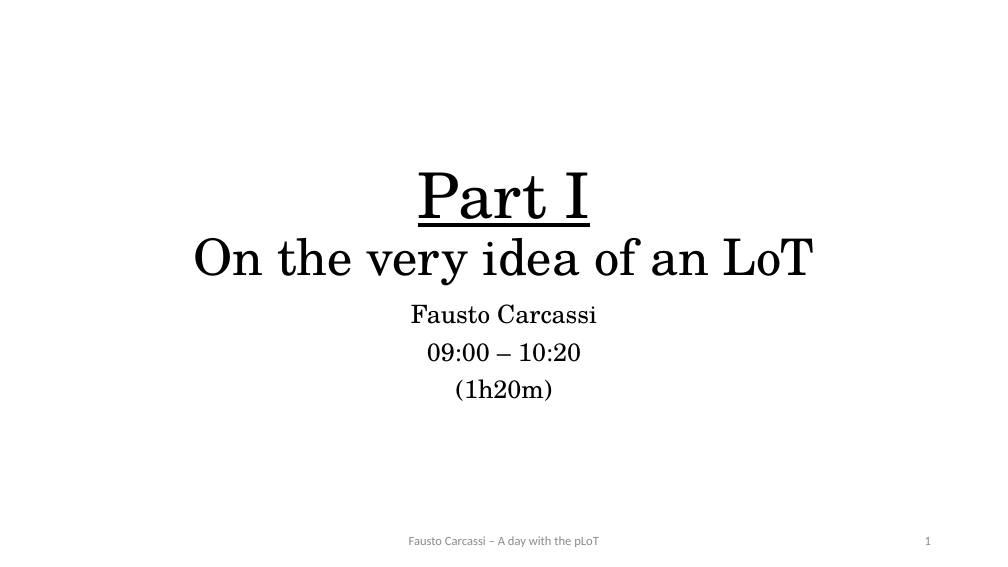
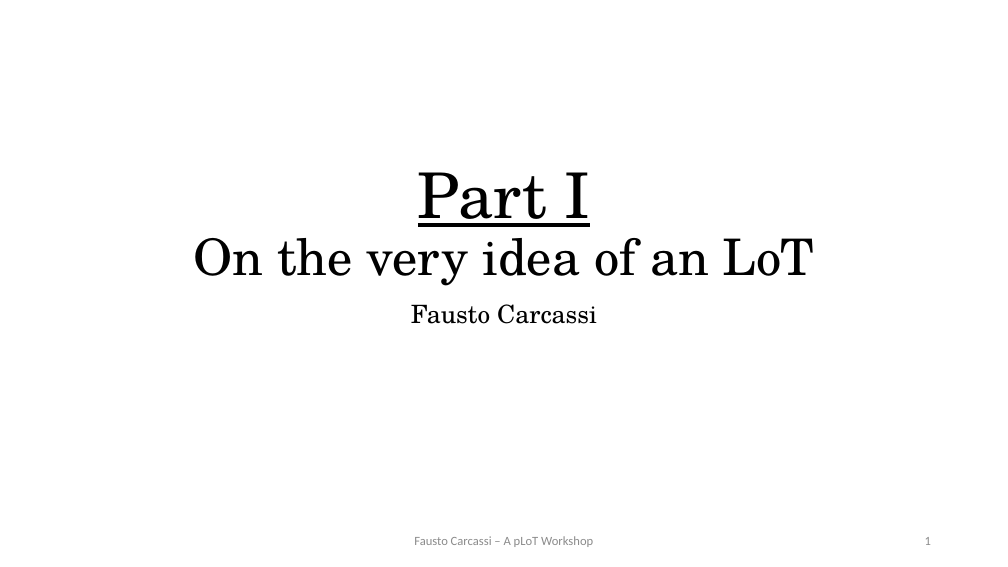
Before and after one commit to thelogicalgrammar/pLoT_workshop, a slide deck: slide 1 of book/lectures/1.pptx. Drawn at 1008x567 pixels with LibreOffice and Linux fonts; fonts in the diff are those of the drawing; background and template pictures are left out. Boxes give left, top, right and bottom in pixels: in the first picture for what was removed or moved away, otherwise in the second. Text is boxed around its words. In the diff, an @@ line names an element or a change of style, - is before the commit and + after.

Commit message:
Update workshop

```diff
--- a/book/lectures/1.pptx
+++ b/book/lectures/1.pptx
@@ subtitle at (427, 343, 581, 401): paragraphs removed @@
-09:00 – 10:20
-(1h20m)
@@ text at (414, 536, 593, 547): text changed @@
-Fausto Carcassi – A day with the pLoT
+Fausto Carcassi – A pLoT Workshop
```
Also in this commit, not shown: 8 other slides changed, 6 slides added, 18 other files.
